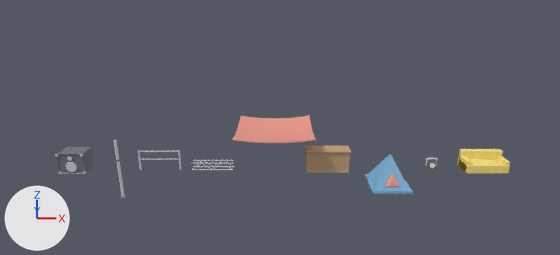
A saved change to the Blender file ArtSource/festival-structures.blend.
One viewpoint serves both versions: the file's camera 'KitCam'. The lights are fixed; the arrows at lower left show +X, +Y and +Z. The first picture is the older version. The same objects are shown in both versions, whatever each file hides.

The scene before the commit, as lines of its bpy script (objects in view):
```python
ob_kit_canopy = bpy.data.objects.new('Kit_Canopy', me_kit_canopy)
ob_kit_canopy.location = (9.5, 0.0, 2.2)
ob_kit_counter = bpy.data.objects.new('Kit_Counter', me_kit_counter)
ob_kit_counter.location = (12.0, 0.0, 0.0)
ob_kit_lighthead = bpy.data.objects.new('Kit_LightHead', me_kit_lighthead)
ob_kit_lighthead.location = (17.0, 0.0, 0.0)
ob_kit_pole = bpy.data.objects.new('Kit_Pole', me_kit_pole)
ob_kit_pole.location = (2.0, 0.0, 0.0)
ob_kit_railing = bpy.data.objects.new('Kit_Railing', me_kit_railing)
ob_kit_railing.location = (4.0, 0.0, 0.0)
ob_kit_sofa = bpy.data.objects.new('Kit_Sofa', me_kit_sofa)
ob_kit_sofa.location = (19.5, 0.0, 0.0)
ob_kit_speakercabinet = bpy.data.objects.new('Kit_SpeakerCabinet', me_kit_speakercabinet)
ob_kit_speakercabinet.location = (0.0, 0.0, 0.0)
ob_kit_tent = bpy.data.objects.new('Kit_Tent', me_kit_tent)
ob_kit_tent.location = (15.0, 0.0, 0.0)
ob_kit_tent.rotation_euler = (0.0, 0.0, 0.785)  # degrees (0, 0, 45)
ob_kit_trusssegment = bpy.data.objects.new('Kit_TrussSegment', me_kit_trusssegment)
ob_kit_trusssegment.location = (6.5, 0.0, 0.0)
ob_kit_trusssegment.rotation_euler = (0.0, 1.571, 0.0)  # degrees (0, 90, 0)
```
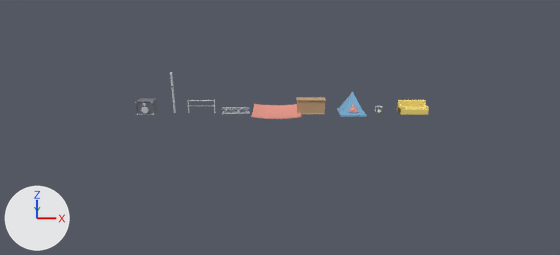
Where the newer file only moved an object's origin or applied its transform, the numbers keep the older frame.

Where the change shows, as pixel boxes [x1, y1, x2, y2] in the pictures (560 x 255 px):
'Kit_Canopy', moved: before [232, 116, 316, 143]; after [251, 104, 302, 119]
'Kit_Counter', moved: before [305, 146, 351, 173]; after [296, 97, 326, 114]
'Kit_Sofa', moved: before [457, 149, 510, 174]; after [397, 100, 429, 115]
'Kit_Tent', moved: before [364, 154, 413, 194]; after [337, 92, 367, 117]
'Kit_SpeakerCabinet', moved: before [55, 147, 95, 174]; after [135, 98, 158, 115]
'Kit_TrussSegment', moved: before [191, 160, 234, 170]; after [222, 107, 250, 114]
'Kit_Pole', moved: before [114, 140, 127, 199]; after [170, 72, 177, 114]
'Kit_Railing', moved: before [138, 150, 181, 170]; after [187, 100, 216, 113]
'Kit_LightHead', moved: before [425, 156, 437, 169]; after [375, 105, 382, 114]

The change in detail:
me_kit_trusssegment is used by ob_kit_trusssegment; location (6.5, 0.0, 0.0); rotation (0.0, 1.571, 0.0), in degrees (0, 90, 0).
me_kit_trusssegment had 192 vertices, 120 faces and spanned x -0.37..0.03, y -0.03..0.37, z -1.01..1.01.
me_kit_trusssegment now has 192 vertices, 120 faces and spans x -1.01..1.01, y -0.2..0.2, z 0.0..0.39.
me_kit_trusssegment part 1: the whole mesh is turned 90 degrees about the y axis through its middle, then moved by (0.17, -0.17, 0.2).
me_kit_canopy is used by ob_kit_canopy; location (9.5, 0.0, 2.2).
me_kit_canopy had 64 vertices, 49 faces and spanned x -1.75..1.75, y -1.75..1.75, z -0.27..0.0.
me_kit_canopy now has 64 vertices, 49 faces and spans x -1.75..1.75, y -1.75..1.75, z 0.0..0.27.
me_kit_canopy part 2: the whole mesh is moved by (0.0, 0.0, 0.27).
me_kit_tent is used by ob_kit_tent; location (15.0, 0.0, 0.0); rotation (0.0, 0.0, 0.785), in degrees (0, 0, 45).
me_kit_tent had 22 vertices, 17 faces and spanned x -1.31..1.31, y -1.31..1.31, z -0.8..0.8.
me_kit_tent now has 22 vertices, 17 faces and spans x 5.76..8.38, y 5.76..8.38, z 0.0..1.6.
me_kit_tent part 3: the whole mesh is moved by (7.07, 7.07, 0.8).
Object 'Kit_SpeakerCabinet' (ob_kit_speakercabinet) moves from (0.0, 0.0, 0.0) to (0.0, 10.0, 0.0).
Object 'Kit_Pole' (ob_kit_pole) moves from (2.0, 0.0, 0.0) to (2.0, 10.0, 0.0).
Object 'Kit_Railing' (ob_kit_railing) moves from (4.0, 0.0, 0.0) to (4.0, 10.0, 0.0).
Object 'Kit_TrussSegment' (ob_kit_trusssegment) turns from (0, 90, 0) to (0, 0, 0) degrees about x, y and z.
Object 'Kit_TrussSegment' (ob_kit_trusssegment) moves from (6.5, 0.0, 0.0) to (6.5, 10.0, 0.0).
Object 'Kit_Canopy' (ob_kit_canopy) moves from (9.5, 0.0, 2.2) to (9.5, 10.0, 0.0).
Object 'Kit_Counter' (ob_kit_counter) moves from (12.0, 0.0, 0.0) to (12.0, 10.0, 0.0).
Object 'Kit_LightHead' (ob_kit_lighthead) moves from (17.0, 0.0, 0.0) to (17.0, 10.0, 0.0).
Object 'Kit_Sofa' (ob_kit_sofa) moves from (19.5, 0.0, 0.0) to (19.5, 10.0, 0.0).
